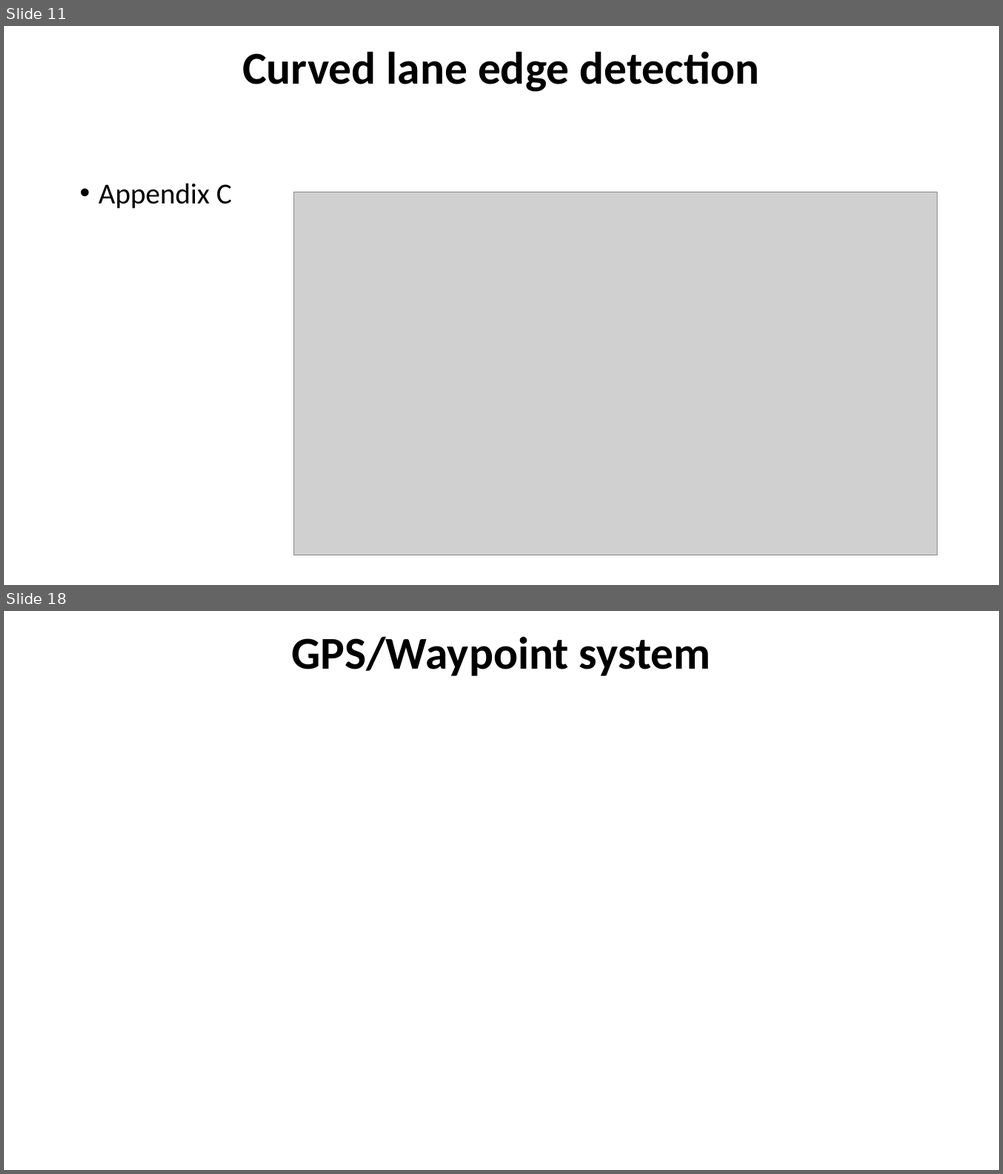
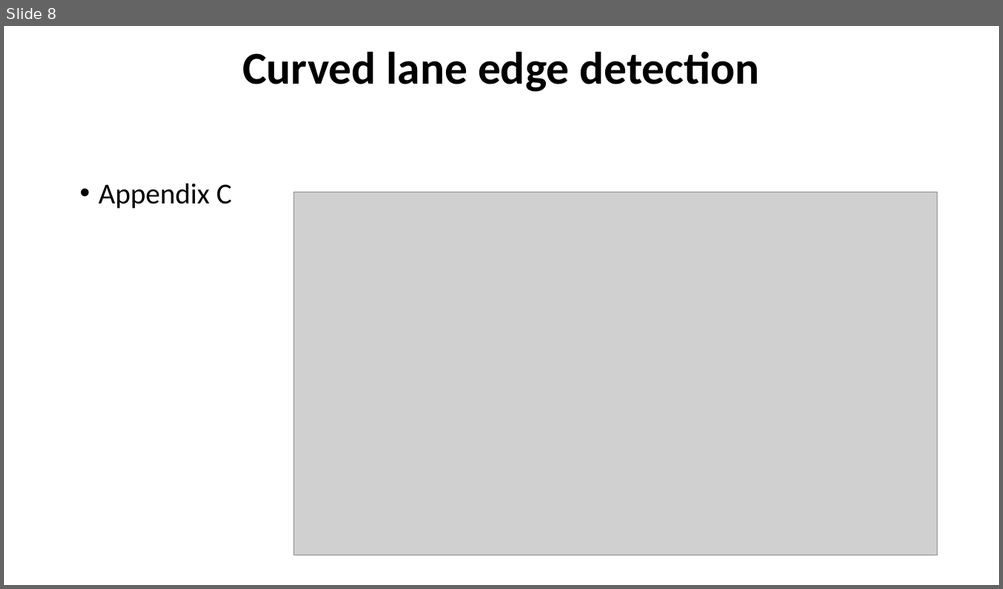
Before and after one commit to MickWPM/Thesis, a slide deck: Docs/InterimVivaReferences.pptx. Shown one above the other, each under a label of ours: slides 11 and 18 before the commit, slide 8 after it; the slides between them are not shown. The pictures are 1003x1174 and 1003x589 pixels, drawn with LibreOffice and Linux fonts; fonts in the diff are those of the drawing; grey boxes stand for pictures. Boxes give left, top, right and bottom in pixels: in the first picture for what was removed or moved away, otherwise in the second. Text is boxed around its words. In the diff, an @@ line names an element or a change of style, - is before the commit and + after.

```diff
--- a/Docs/InterimVivaReferences.pptx
+++ b/Docs/InterimVivaReferences.pptx
@@ slide 18 removed at [4,611,999,1170], background #FFFFFF @@
@@ text removed at [291,636,711,676] @@
-GPS/Waypoint system
@@ what was slide 11 is now slide 8 @@
```
Also in this commit, not shown: 5 slides changed, 2 slides added, 11 other slides removed.
